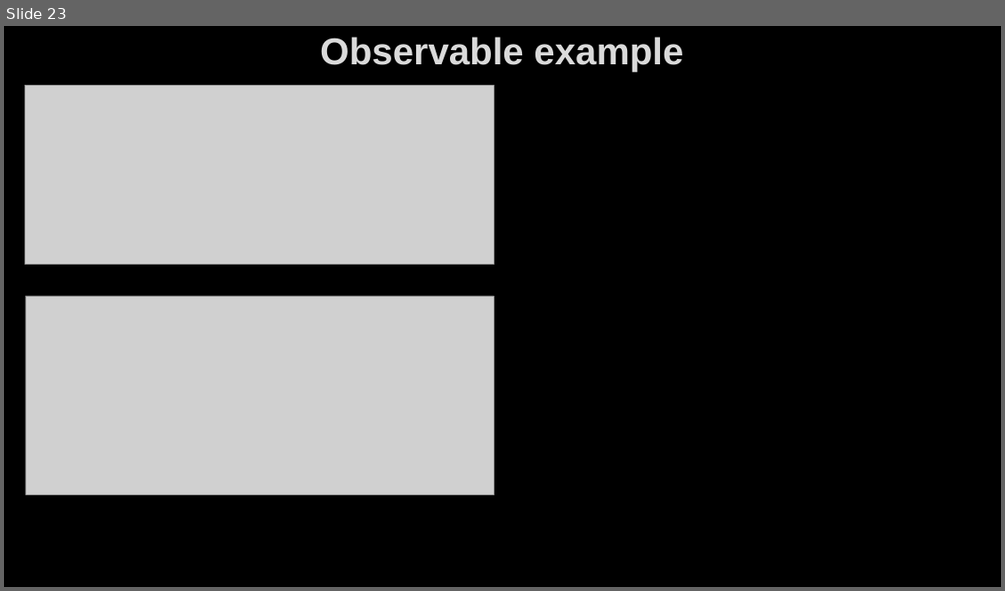
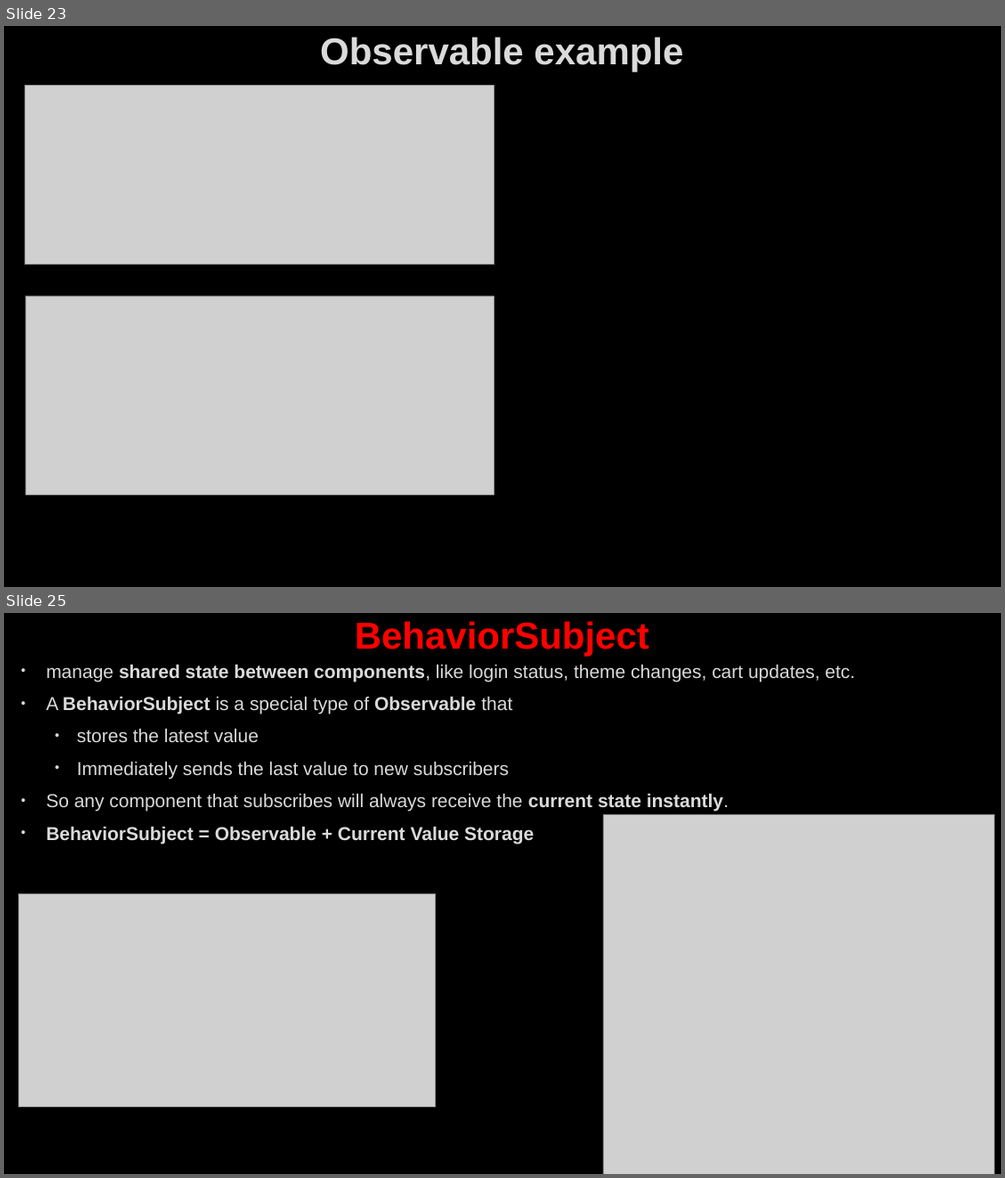
Before and after one commit to AhmedMohamedSamir1/Summary, a slide deck: Angular & type script/Angular.pptx. Shown one above the other, each under a label of ours: slide 23 before the commit, slides 23 and 25 after it; the slides between them are not shown. The pictures are 1005x591 and 1005x1178 pixels, drawn with LibreOffice and Linux fonts; fonts in the diff are those of the drawing; grey boxes stand for pictures; background and template pictures are left out. Boxes give left, top, right and bottom in pixels: in the first picture for what was removed or moved away, otherwise in the second. Text is boxed around its words. In the diff, an @@ line names an element or a change of style, - is before the commit and + after.

```diff
--- a/Angular & type script/Angular.pptx
+++ b/Angular & type script/Angular.pptx
@@ slide 25 added at (4,613,1001,1174), background picture (left out) @@
@@ title added at (355,621,649,657), 36 pt, text #FF0000, bold @@
+BehaviorSubject
@@ text added at (46,664,855,844), 18 pt, text #DADADA @@
+• manage shared state between components, like login status, theme changes, cart updates, etc.
+• A BehaviorSubject is a special type of Observable that
+  • stores the latest value
+  • Immediately sends the last value to new subscribers
+• So any component that subscribes will always receive the current state instantly.
+• BehaviorSubject = Observable + Current Value Storage
@@ picture added at (603,815,994,1174) @@
@@ picture added at (19,893,436,1107) @@
```
Also in this commit, not shown: 24 other slides added, 3 other files.
